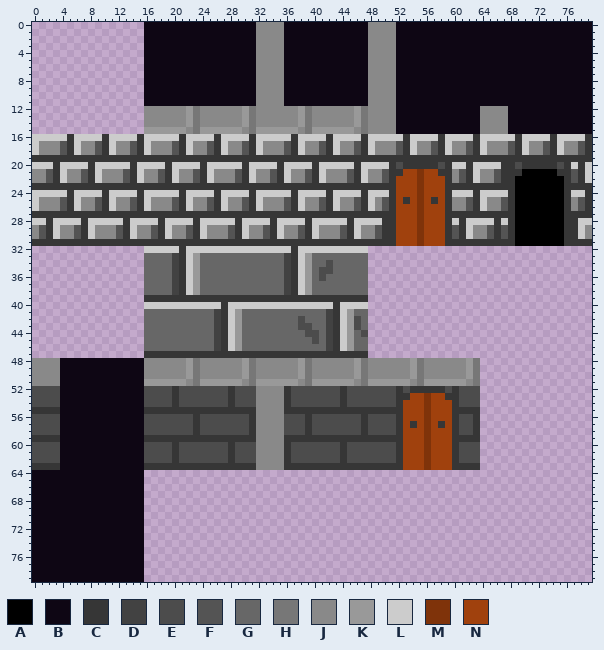
A sprite sheet gets an edit: sprites/spr_d_wall_tiles/4c2cfd41-5a29-407b-b84f-f3d5e18f1cbe.png. This is how it looked before the edit.
The file is 80x80 pixels. Colours within 5 levels of each other are drawn and written as one.
Palette (. is transparent): A #000000  B #0e0614  C #363636  D #424242  E #4c4c4c  F #545454  G #676767  H #777777  J #898989  K #999999  L #cccccc  M #7f330a  N #a0410d
The same view after the edit:
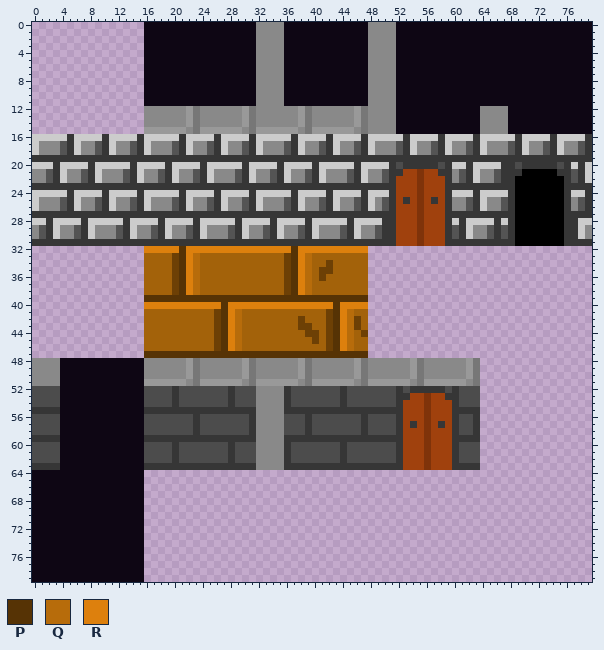
Colours new in this view: P #563305  Q #b76c0b  R #dd800d
Change:
@@ palette @@
-D #424242
+D #6d4005
-G #676767
+G #a3620a
@@ x 14..49 @@
 31 CCCCCCCCCCCCCCCCCCCCCCCCCCCCCCCCCCCC
-32 ..LLLLLCLLLLLLLLLLLLLLLCLLLLLLLLLL..
-33 ..GGGGDCLKGGGGGGGGGGGGDCLKGGGGGGGG..
-34 ..GGGGDCLKGGGGGGGGGGGGDCLKGGEGGGGG..
-35 ..GGGGDCLKGGGGGGGGGGGGDCLKGEEGGGGG..
-36 ..GGGGDCLKGGGGGGGGGGGGDCLKGEGGGGGG..
-37 ..GGGGDCLKGGGGGGGGGGGGDCLKGGGGGGGG..
-38 ..GGGGDCLKGGGGGGGGGGGGDCLKGGGGGGGG..
-39 ..CCCCCCCCCCCCCCCCCCCCCCCCCCCCCCCC..
-40 ..LLLLLLLLLLLCLLLLLLLLLLLLLLLCLLLL..
-41 ..GGGGGGGGGGDCLKGGGGGGGGGGGGDCLKGG..
-42 ..GGGGGGGGGGDCLKGGGGGGGGEGGGDCLKEG..
-43 ..GGGGGGGGGGDCLKGGGGGGGGEEGGDCLKEG..
-44 ..GGGGGGGGGGDCLKGGGGGGGGGEEGDCLKGE..
-45 ..GGGGGGGGGGDCLKGGGGGGGGGGEGDCLKGG..
-46 ..GGGGGGGGGGDCLKGGGGGGGGGGGGDCLKGG..
-47 ..CCCCCCCCCCCCCCCCCCCCCCCCCCCCCCCC..
+32 ..RRRRRPRRRRRRRRRRRRRRRPRRRRRRRRRR..
+33 ..GGGGDPRQGGGGGGGGGGGGDPRQGGGGGGGG..
+34 ..GGGGDPRQGGGGGGGGGGGGDPRQGGDGGGGG..
+35 ..GGGGDPRQGGGGGGGGGGGGDPRQGDDGGGGG..
+36 ..GGGGDPRQGGGGGGGGGGGGDPRQGDGGGGGG..
+37 ..GGGGDPRQGGGGGGGGGGGGDPRQGGGGGGGG..
+38 ..GGGGDPRQGGGGGGGGGGGGDPRQGGGGGGGG..
+39 ..PPPPPPPPPPPPPPPPPPPPPPPPPPPPPPPP..
+40 ..RRRRRRRRRRRPRRRRRRRRRRRRRRRPRRRR..
+41 ..GGGGGGGGGGDPRQGGGGGGGGGGGGDPRQGG..
+42 ..GGGGGGGGGGDPRQGGGGGGGGDGGGDPRQDG..
+43 ..GGGGGGGGGGDPRQGGGGGGGGDDGGDPRQDG..
+44 ..GGGGGGGGGGDPRQGGGGGGGGGDDGDPRQGD..
+45 ..GGGGGGGGGGDPRQGGGGGGGGGGDGDPRQGG..
+46 ..GGGGGGGGGGDPRQGGGGGGGGGGGGDPRQGG..
+47 ..PPPPPPPPPPPPPPPPPPPPPPPPPPPPPPPP..
 48 BBJJJJJJKHJJJJJJKHJJJJJJKHJJJJJJKHJJ
